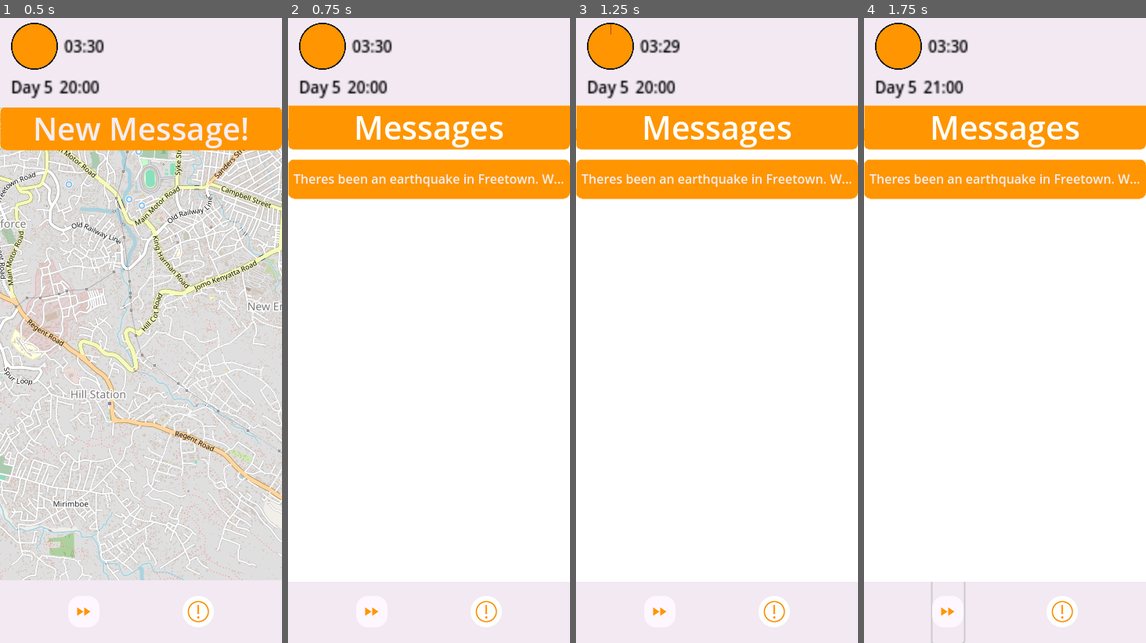
Above: before the commit, frames 1-4 (left to right).
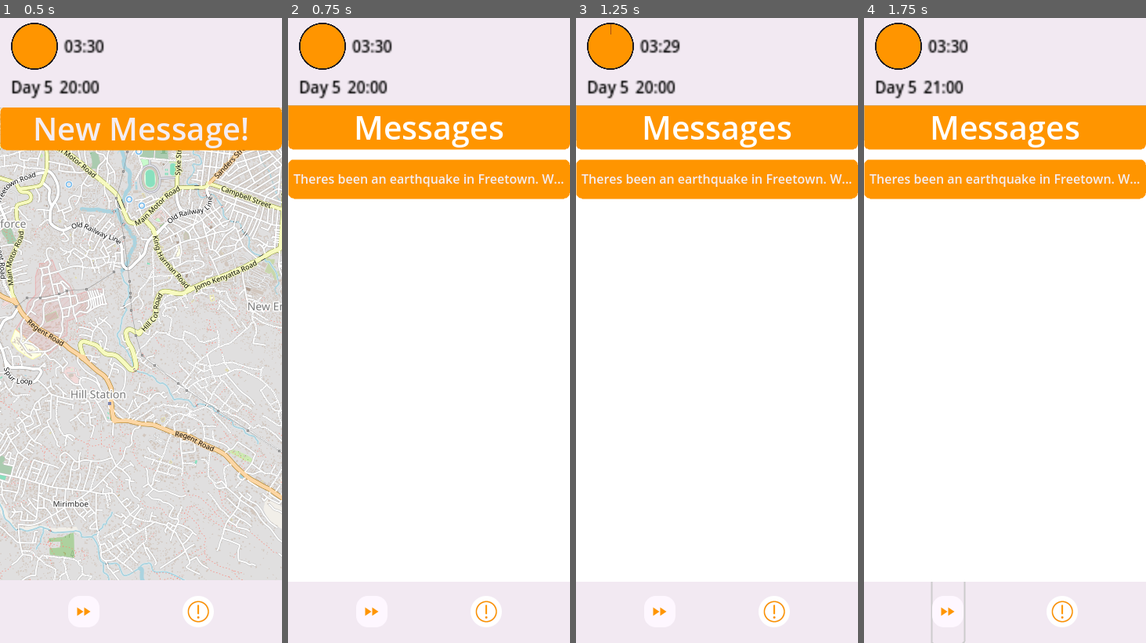
Above: after the commit, the same moments.

Repository: carabowes/Luscinia
Game: Godot game, scene res://main.tscn
The game is run twice, just before and just after one commit, with the same random seed, the same clock (stepped at 60 frames per second) and the same inputs. The engine's default icon, where the game draws it, is replaced by a stand-in: a white triangle on a blue panel in a dark square.
Inputs (mouse positions are in pixels of both pictures, inside the frame that each line leads up to):
- Up to frame 1 (0.5 s): no input
- Up to frame 2 (0.75 s): click "New Message!" at 0.5 s
- Up to frame 3 (1.25 s): no input
- Up to frame 4 (1.75 s): click (948, 611) at 1.25 s

Frame 1 is identical in both runs. In frame 2, 0.1% of the frame differs, in the area x 0-100%, y 13-20%; in frame 3, 0.1%; in frame 4, 0.1%.

Commit message:
Relationship UI and Fixes
Refs #72

Added UI to show the sender and their relationship in the message UI.
The relationship bar changes color depending on the relationship and
there is also a tooltip which gives one word for the nature of the
relationship e.g "strained", "excellent" or "neutral...

Added two temporary senders for testing, government and UN OCHA agent.

Fixed some issues where the relationship was not actually getting
applied to the sender.

Need to add some back up to the sender UI incase no sender is sent in to
default to some default properties.

Diff:
--- a/luscinia/Nodes/task_data/earthquake_task_full.tres
+++ b/luscinia/Nodes/task_data/earthquake_task_full.tres
@@ -6,7 +6,7 @@
 
 [resource]
 script = ExtResource("3_ikcs8")
-task_id = 0
+task_id = -50
 name = "Earthquake Response Team"
 icon = ExtResource("2_3egg5")
 start_location = Vector2(800, 600)
--- /dev/null
+++ b/luscinia/Nodes/task_data/government.tres
@@ -0,0 +1,10 @@
+[gd_resource type="Resource" script_class="Sender" load_steps=3 format=3 uid="uid://ch08t6jpxmul4"]
+
+[ext_resource type="Texture2D" uid="uid://c27suyrk8wq" path="res://Sprites/ClockBackground.png" id="1_8naih"]
+[ext_resource type="Script" path="res://Scripts/Resources/sender.gd" id="2_w2r1h"]
+
+[resource]
+script = ExtResource("2_w2r1h")
+name = "Government"
+image = ExtResource("1_8naih")
+relationship = -5.0
--- a/luscinia/Nodes/task_data/message_contact.tres
+++ b/luscinia/Nodes/task_data/message_contact.tres
@@ -7,15 +7,18 @@
 [ext_resource type="Script" path="res://Scripts/Resources/message.gd" id="5_fxqfx"]
 [ext_resource type="Script" path="res://Scripts/Resources/event_effect.gd" id="5_xlhqo"]
 [ext_resource type="Script" path="res://Scripts/Resources/task_data.gd" id="6_w0hgi"]
+[ext_resource type="Resource" uid="uid://ch08t6jpxmul4" path="res://Nodes/task_data/government.tres" id="8_myast"]
 
 [sub_resource type="Resource" id="Resource_1u5v2"]
 script = ExtResource("2_4b81d")
 response_text = "Great idea, we should priorities this."
+relationship_change = 0.0
 task = ExtResource("3_tym43")
 
 [sub_resource type="Resource" id="Resource_yyyp4"]
 script = ExtResource("2_4b81d")
 response_text = "It's not too important at the moment, we can still send a small team though."
+relationship_change = 0.0
 task = ExtResource("4_gk0pg")
 
 [sub_resource type="Resource" id="Resource_fyfam"]
@@ -32,12 +35,14 @@
 [sub_resource type="Resource" id="Resource_xt23u"]
 script = ExtResource("2_4b81d")
 response_text = "No. We can't afford that at the moment."
+relationship_change = 0.0
 task = SubResource("Resource_fyfam")
 
 [resource]
 script = ExtResource("5_fxqfx")
 message = "We should establish contact with the villages in the hills."
 responses = Array[ExtResource("2_4b81d")]([SubResource("Resource_1u5v2"), SubResource("Resource_yyyp4"), SubResource("Resource_xt23u")])
+sender = ExtResource("8_myast")
 prerequisites = Array[ExtResource("1_25c66")]([])
 antirequisites = Array[ExtResource("1_25c66")]([])
 turns_to_answer = 0
--- a/luscinia/Nodes/task_data/message_earthquake.tres
+++ b/luscinia/Nodes/task_data/message_earthquake.tres
@@ -1,25 +1,29 @@
-[gd_resource type="Resource" script_class="Message" load_steps=8 format=3 uid="uid://6i0nc5dgh3ql"]
+[gd_resource type="Resource" script_class="Message" load_steps=9 format=3 uid="uid://6i0nc5dgh3ql"]
 
 [ext_resource type="Script" path="res://Scripts/Resources/prerequisite.gd" id="1_rm0d1"]
 [ext_resource type="Script" path="res://Scripts/Resources/response.gd" id="2_ltmve"]
 [ext_resource type="Script" path="res://Scripts/Resources/message.gd" id="3_pyrkd"]
 [ext_resource type="Resource" uid="uid://bge6mxdj0wv7w" path="res://Nodes/task_data/earthquake_task_full.tres" id="3_x0wr0"]
 [ext_resource type="Resource" uid="uid://g2w6g2nhqskk" path="res://Nodes/task_data/earthquake_task_half.tres" id="4_sqv1u"]
+[ext_resource type="Resource" uid="uid://ch08t6jpxmul4" path="res://Nodes/task_data/government.tres" id="6_iusj1"]
 
 [sub_resource type="Resource" id="Resource_sd1qi"]
 script = ExtResource("2_ltmve")
 response_text = "Yes, we will send a full response team."
+relationship_change = 50.0
 task = ExtResource("3_x0wr0")
 
 [sub_resource type="Resource" id="Resource_esow4"]
 script = ExtResource("2_ltmve")
 response_text = "Lets send a small team until we know the full picture."
+relationship_change = -50.0
 task = ExtResource("4_sqv1u")
 
 [resource]
 script = ExtResource("3_pyrkd")
 message = "Theres been an earthquake in Freetown. We should send a response team."
 responses = Array[ExtResource("2_ltmve")]([SubResource("Resource_sd1qi"), SubResource("Resource_esow4")])
+sender = ExtResource("6_iusj1")
 prerequisites = Array[ExtResource("1_rm0d1")]([])
 antirequisites = Array[ExtResource("1_rm0d1")]([])
 turns_to_answer = 0
--- /dev/null
+++ b/luscinia/Nodes/task_data/ocha_field_agent.tres
@@ -0,0 +1,10 @@
+[gd_resource type="Resource" script_class="Sender" load_steps=3 format=3 uid="uid://fpcxdpnu0kko"]
+
+[ext_resource type="Texture2D" uid="uid://d1cwe1f3jk3ca" path="res://Sprites/icon.svg" id="1_hk1m6"]
+[ext_resource type="Script" path="res://Scripts/Resources/sender.gd" id="1_nnooi"]
+
+[resource]
+script = ExtResource("1_nnooi")
+name = "UN OCHA Agent"
+image = ExtResource("1_hk1m6")
+relationship = 5.0
--- a/luscinia/Nodes/task_message_buttons/messenger_screen.tscn
+++ b/luscinia/Nodes/task_message_buttons/messenger_screen.tscn
@@ -1,6 +1,24 @@
-[gd_scene load_steps=2 format=3 uid="uid://dfl5n2ga1ulqv"]
+[gd_scene load_steps=9 format=3 uid="uid://dfl5n2ga1ulqv"]
 
 [ext_resource type="Script" path="res://Scripts/task_message/message_board_control.gd" id="1_7kuhm"]
+[ext_resource type="Texture2D" uid="uid://d1cwe1f3jk3ca" path="res://Sprites/icon.svg" id="2_lnsgg"]
+[ext_resource type="Texture2D" uid="uid://c27suyrk8wq" path="res://Sprites/ClockBackground.png" id="2_sky16"]
+
+[sub_resource type="StyleBoxFlat" id="StyleBoxFlat_4b57i"]
+bg_color = Color(0.707967, 0.707967, 0.707967, 1)
+
+[sub_resource type="LabelSettings" id="LabelSettings_jcb03"]
+font_color = Color(0, 0, 0, 1)
+
+[sub_resource type="StyleBoxFlat" id="StyleBoxFlat_kog3v"]
+bg_color = Color(0.277719, 0.329246, 0.374071, 1)
+
+[sub_resource type="StyleBoxFlat" id="StyleBoxFlat_4b2ka"]
+bg_color = Color(1, 1, 1, 1)
+
+[sub_resource type="LabelSettings" id="LabelSettings_pue4r"]
+font_size = 10
+font_color = Color(0, 0, 0, 1)
 
 [node name="MessageList" type="Control" node_paths=PackedStringArray("message_box", "response_box")]
 layout_mode = 3
@@ -10,10 +28,10 @@
 grow_horizontal = 2
 grow_vertical = 2
 script = ExtResource("1_7kuhm")
-message_box = NodePath("message_box/MessageBox")
-response_box = NodePath("response_box/ResponseBox")
+message_box = NodePath("MessageListVBox/MessageBoxScroll/MessageBox")
+response_box = NodePath("MessageListVBox/ResponseBoxScoll/ResponseBox")
 
-[node name="Background" type="ColorRect" parent="."]
+[node name="MessageListBackground" type="ColorRect" parent="."]
 layout_mode = 1
 anchors_preset = 15
 anchor_right = 1.0
@@ -21,30 +39,111 @@
 grow_horizontal = 2
 grow_vertical = 2
 
-[node name="message_box" type="ScrollContainer" parent="."]
+[node name="MessageListVBox" type="VBoxContainer" parent="."]
 layout_mode = 1
-anchors_preset = -1
-anchor_top = 0.05
+anchors_preset = 15
 anchor_right = 1.0
-anchor_bottom = 0.48
+anchor_bottom = 1.0
 grow_horizontal = 2
 grow_vertical = 2
 
-[node name="MessageBox" type="VBoxContainer" parent="message_box"]
+[node name="ContactInfo" type="Panel" parent="MessageListVBox"]
+layout_mode = 2
+size_flags_vertical = 3
+size_flags_stretch_ratio = 1.5
+theme_override_styles/panel = SubResource("StyleBoxFlat_4b57i")
+
+[node name="ContactProfilePadding" type="MarginContainer" parent="MessageListVBox/ContactInfo"]
+layout_mode = 1
+anchors_preset = 9
+anchor_bottom = 1.0
+offset_right = 40.0
+grow_vertical = 2
+theme_override_constants/margin_left = 15
+theme_override_constants/margin_top = 15
+theme_override_constants/margin_right = 15
+theme_override_constants/margin_bottom = 15
+
+[node name="CircleMask" type="TextureRect" parent="MessageListVBox/ContactInfo/ContactProfilePadding"]
+clip_children = 1
+layout_mode = 2
+size_flags_horizontal = 0
+texture = ExtResource("2_sky16")
+expand_mode = 3
+
+[node name="ContactProfile" type="TextureRect" parent="MessageListVBox/ContactInfo/ContactProfilePadding/CircleMask"]
+unique_name_in_owner = true
+layout_mode = 1
+anchors_preset = 15
+anchor_right = 1.0
+anchor_bottom = 1.0
+grow_horizontal = 2
+grow_vertical = 2
+texture = ExtResource("2_lnsgg")
+expand_mode = 3
+
+[node name="ContactNameLabel" type="Label" parent="MessageListVBox/ContactInfo"]
+unique_name_in_owner = true
+layout_mode = 1
+anchors_preset = 14
+anchor_top = 0.5
+anchor_right = 1.0
+anchor_bottom = 0.5
+offset_left = 97.0
+offset_top = -24.0
+offset_right = -28.0
+offset_bottom = -1.0
+grow_horizontal = 2
+grow_vertical = 2
+text = "UN OCHA Agent"
+label_settings = SubResource("LabelSettings_jcb03")
+
+[node name="ContactRelationBar" type="ProgressBar" parent="MessageListVBox/ContactInfo/ContactNameLabel"]
+unique_name_in_owner = true
+layout_mode = 1
+anchors_preset = 12
+anchor_top = 1.0
+anchor_right = 1.0
+anchor_bottom = 1.0
+offset_top = 2.0
+offset_bottom = 9.0
+grow_horizontal = 2
+grow_vertical = 0
+theme_override_styles/background = SubResource("StyleBoxFlat_kog3v")
+theme_override_styles/fill = SubResource("StyleBoxFlat_4b2ka")
+min_value = -100.0
+show_percentage = false
+
+[node name="ContactRelationLabel" type="Label" parent="MessageListVBox/ContactInfo/ContactNameLabel/ContactRelationBar"]
+unique_name_in_owner = true
+layout_mode = 1
+anchors_preset = 2
+anchor_top = 1.0
+anchor_bottom = 1.0
+offset_left = 1.0
+offset_top = 3.0
+offset_right = 41.0
+offset_bottom = 17.0
+grow_vertical = 0
+text = "Neutral"
+label_settings = SubResource("LabelSettings_pue4r")
+
+[node name="MessageBoxScroll" type="ScrollContainer" parent="MessageListVBox"]
+layout_mode = 2
+size_flags_vertical = 3
+size_flags_stretch_ratio = 6.0
+
+[node name="MessageBox" type="VBoxContainer" parent="MessageListVBox/MessageBoxScroll"]
 custom_minimum_size = Vector2(360, 1)
 layout_mode = 2
 theme_override_constants/separation = 7
 
-[node name="response_box" type="ScrollContainer" parent="."]
-layout_mode = 1
-anchors_preset = -1
-anchor_top = 0.56
-anchor_right = 1.0
-anchor_bottom = 0.96
-grow_horizontal = 2
-grow_vertical = 2
+[node name="ResponseBoxScoll" type="ScrollContainer" parent="MessageListVBox"]
+layout_mode = 2
+size_flags_vertical = 3
+size_flags_stretch_ratio = 4.0
 
-[node name="ResponseBox" type="VBoxContainer" parent="response_box"]
+[node name="ResponseBox" type="VBoxContainer" parent="MessageListVBox/ResponseBoxScoll"]
 custom_minimum_size = Vector2(360, 1)
 layout_mode = 2
 theme_override_constants/separation = 7
--- a/luscinia/Scripts/Resources/resource_manager.gd
+++ b/luscinia/Scripts/Resources/resource_manager.gd
@@ -59,6 +59,6 @@
 	if not relationships_to_update.has(task_id) or sender == null:
 		return
 	# If a user ends a task early they should not get the full relationship benefits
-	# 0% = -relationship, 50% = 0 relationship, 100% = +relationship
+	# 0% = relationship lost, 50% = 0 no relationship change, 100% = relationship gain
 	sender.relationship += (relationships_to_update[task_id] * task_progress * 2) - relationships_to_update[task_id]
 	relationships_to_update.erase(task_id)
--- a/luscinia/Scripts/Resources/sender.gd
+++ b/luscinia/Scripts/Resources/sender.gd
@@ -4,11 +4,45 @@
 ## Name of the sender
 @export var name : String
 ## Image of senders profile, similar to WhatsApp/iMessage profile picture
-@export var image : Image
-## Negative numbers represent poor relations, positive numbers represent positive relations
+@export var image : Texture2D
+## Negative numbers represent poor relations, positive numbers represent positive relations, 0 is neutral
 @export var relationship : float
 
 func _init(name = "", image = null, relationship = 0) -> void:
 	self.name = name
 	self.image = image
 	self.relationship = relationship
+
+
+func get_relationship_status() -> String:
+	if relationship > 100:
+		return "Outstanding"
+	elif relationship > 75:
+		return "Excellent"
+	elif relationship > 50:
+		return "Good"
+	elif relationship > 15:
+		return "Cooperative"
+	elif relationship > -15:
+		return "Neutral"
+	elif relationship > -50:
+		return "Strained"
+	elif relationship > -75:
+		return "Difficult"
+	else:
+		return "Hostile"
+
+
+func get_relationship_color() -> Color:
+	var gradient = Gradient.new()
+	gradient.interpolation_mode = Gradient.GRADIENT_INTERPOLATE_LINEAR
+
+	gradient.add_point(0.01, Color.DARK_RED)
+	gradient.add_point(0.25, Color.RED)
+	gradient.add_point(0.5, Color.ORANGE)
+	gradient.add_point(0.75, Color.LAWN_GREEN)
+	gradient.add_point(0.99, Color.LIME_GREEN)
+
+	var value = (clampf(relationship, -95, 95) + 100)/200.0
+	print("Grad val: ", value, " - ", relationship)
+	return gradient.sample(value)
--- a/luscinia/Scripts/UI/map_tasks.gd
+++ b/luscinia/Scripts/UI/map_tasks.gd
@@ -53,13 +53,9 @@
 			task.is_completed = true
 			ResourceManager.apply_relationship_change(task.task_data.task_id, task.sender, task.current_progress)
 			for resource in task.task_data.resources_gained.keys():
-				print("Before")
-				print(ResourceManager.resources[resource])
 				ResourceManager.add_available_resources(resource, task.task_data.resources_gained[resource])
 				if(resource == "funds"):
 					ResourceManager.add_resources(resource, task.task_data.resources_gained[resource])
-				print("After")
-				print(ResourceManager.resources[resource])
 	generate_widgets()
 
 
--- a/luscinia/Scripts/task_message/message_board_control.gd
+++ b/luscinia/Scripts/task_message/message_board_control.gd
@@ -16,6 +16,7 @@
 
 
 func add_message(message_data : Message) -> void:
+	_set_sender_info(message_data.sender)
 	var text_message_instance : TextMessage = text_message_prefab.instantiate()
 	text_message_instance.set_text(message_data.message)
 	message_box.add_child(text_message_instance)
@@ -30,14 +31,26 @@
 	response_instance.response_chosen.connect(dispatch_task)
 	response_box.add_child(response_instance)
 
+
 func dispatch_task(task_data : TaskData, response_chosen : Response, sender : Sender):
 	for resource in task_data.resources_required.keys():
 		if resource == "funds":
 			ResourceManager.remove_resources(resource, task_data.resources_required[resource])
 		else:
 			ResourceManager.remove_available_resources(resource, task_data.resources_required[resource])
-	var new_task_instance = TaskInstance.new(task_data, 0, 0, 0, task_data.start_location, false)
+	var new_task_instance = TaskInstance.new(task_data, 0, 0, 0, task_data.start_location, false, task_data.resources_required, sender)
 	ResourceManager.queue_relationship_change(task_data.task_id, response_chosen.relationship_change)
 	map.add_task_instance(new_task_instance)
 	response_picked.emit()
 	clear_messages()
+
+
+func _set_sender_info(sender : Sender):
+	if sender == null:
+		return
+
+	%ContactProfile.texture = sender.image
+	%ContactRelationBar.value = clamp(sender.relationship, -85, 95)
+	%ContactRelationBar.self_modulate = sender.get_relationship_color()
+	%ContactNameLabel.text = sender.name
+	%ContactRelationLabel.text = sender.get_relationship_status()
Not shown: 1 places in luscinia/Nodes/task_data/message_contact.tres that only renumber resources
